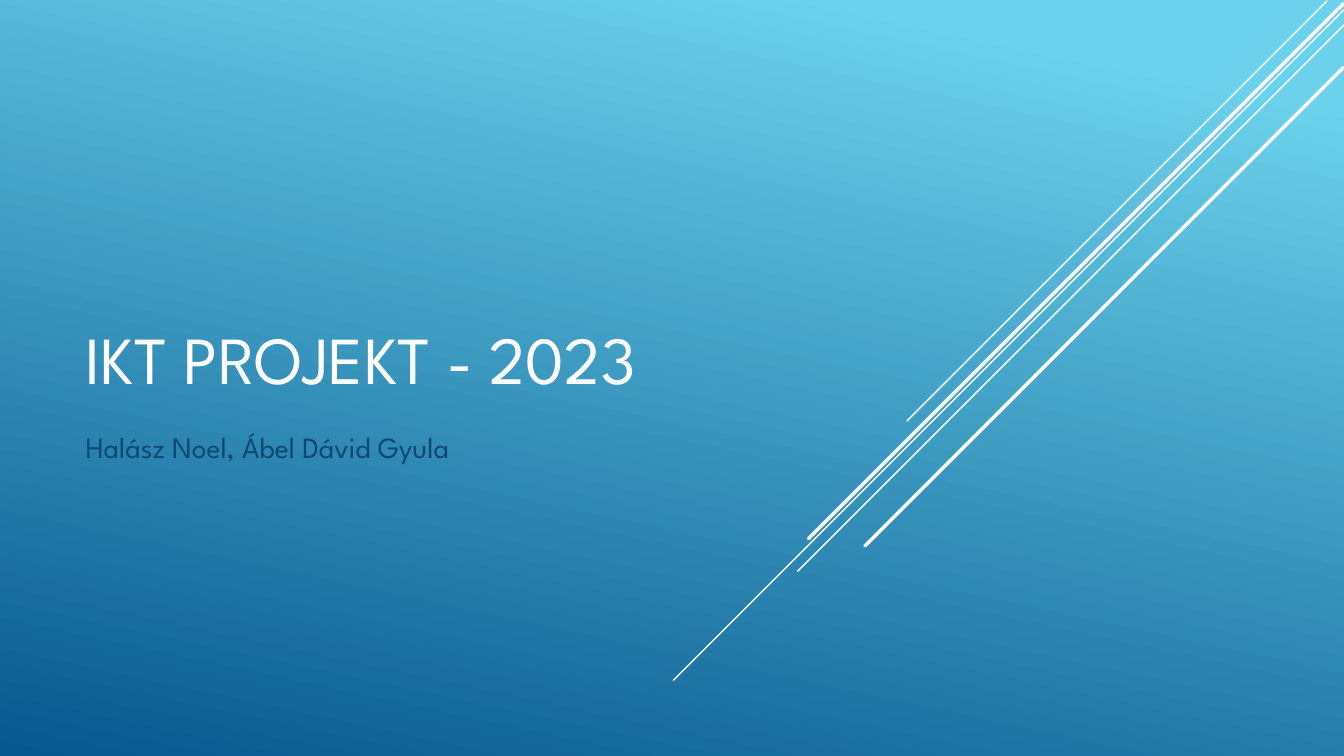
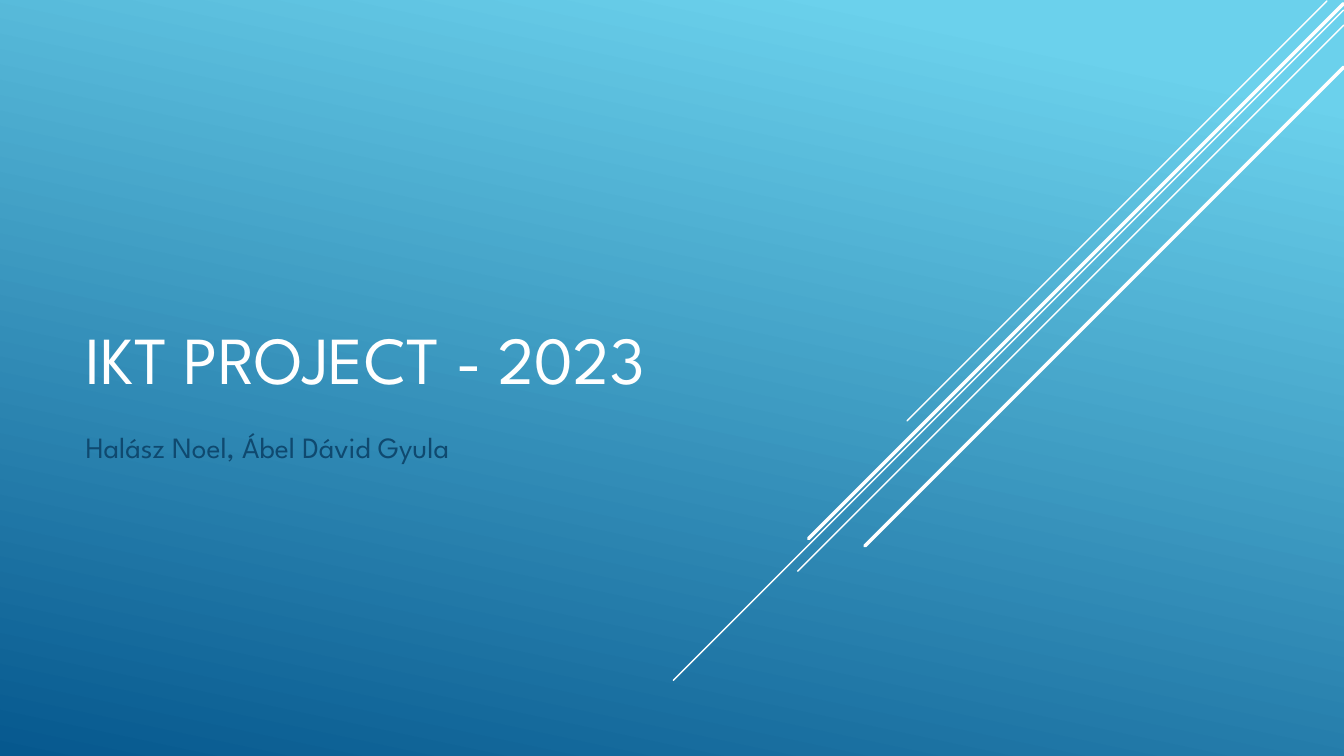
Before and after one commit to halasznoel/IKTp, a slide deck: slide 1 of Projekt/IKT Projekt - 2023.pptx. Drawn at 1344x756 pixels with LibreOffice and Linux fonts; fonts in the diff are those of the drawing. Boxes give left, top, right and bottom in pixels: in the first picture for what was removed or moved away, otherwise in the second. Text is boxed around its words. In the diff, an @@ line names an element or a change of style, - is before the commit and + after.

```diff
--- a/Projekt/IKT Projekt - 2023.pptx
+++ b/Projekt/IKT Projekt - 2023.pptx
@@ title at [86,339,645,385]: text changed @@
-IKT PROJEKT - 2023
+IKT PROJECT - 2023
```
Also in this commit, not shown: 5 other slides changed, 10 other files.
